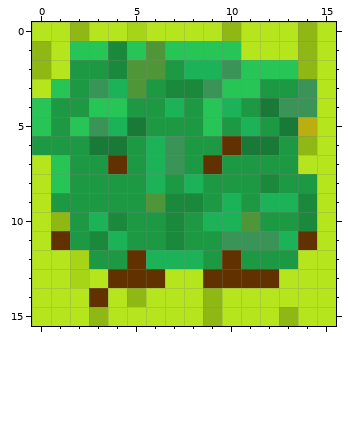
Two states of a pixel-art sprite, projects/LOZ/images/tiles/03.png. Above is the file before it was changed.
The file is 16x16 pixels. Colours within 5 levels of each other are drawn and written as one.
Now the later version:
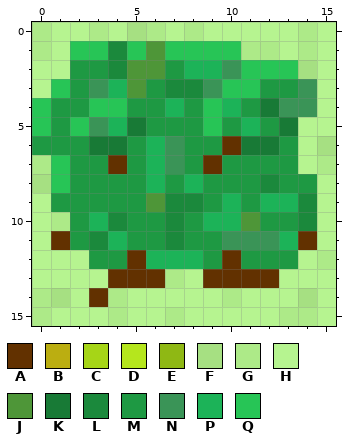
Palette (. is transparent): A #623100  B #bbae11  C #a6d517  D #b5e61d  E #8fb814  F #a6e082  G #adea88  H #b6f490  J #4e9638  K #187a36  L #1b893c  M #1e9943  N #3a9457  P #1cb358  Q #27c556
Difference:
The edit turns colour C into colour F in row 0 at x 5.
The edit turns colour D into colour F in row 6 at x 15; in row 8 at x 0; in row 14 at x 1 and 14.
The edit turns colour E into colour F in row 2 at x 14.
The edit turns colour D into colour G in row 0 at x 0, 3, 6 and 8; in row 1 at x 11 to 12; in row 7 at x 0 and 15; in row 12 at x 15; in row 13 at x 7; in row 14 at x 0, 4 and 10.
The edit turns colour D into colour G in row 15 at x 0, 4, 7 and 14.
The edit turns colour E into colour G in row 0 at x 14; in row 1 at x 0 and 14; in row 10 at x 1; in row 15 at x 13.
The edit turns colour B into colour H in row 5 at x 14.
The edit turns colour C into colour H in rows 12 to 13 at x 2.
The edit turns colour D into colour H in row 0 at x 1, 4, 7, 9, 11 to 13 and 15; in row 1 at x 1, 13 and 15; in row 2 at x 1 and 15; in row 3 at x 0 and 15; in rows 4 to 5 at x 15; in row 7 at x 14.
The edit turns colour D into colour H in row 8 at x 15; in rows 9 to 11 at x 0 and 15; in row 12 at x 0 to 1 and 14; in row 13 at x 0 to 1, 3, 8 and 13 to 15; in row 14 at x 2, 6 to 8, 11 to 13 and 15; in row 15 at x 1 to 2, 5 to 6, 8, 10 to 12 and 15.
The edit turns colour E into colour H in row 0 at x 2 and 10; in row 2 at x 0; in row 6 at x 14; in row 14 at x 5 and 9; in row 15 at x 3 and 9.
Where, in picture pixels (left, top, right, bottom), the same in both pictures:
changed: (32, 22, 336, 326)
